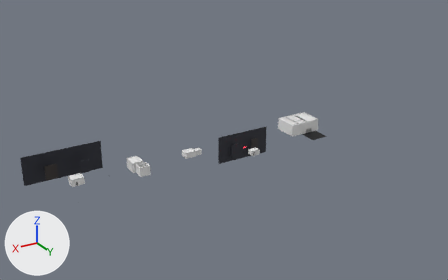
An edit to the Blender file art/blend/Maps_Sets.blend, drawn before and after from the same camera.
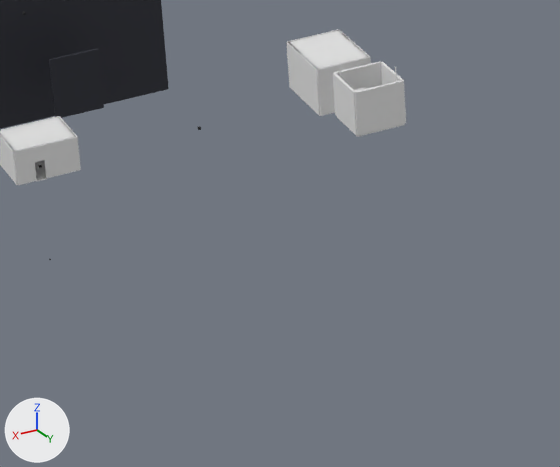
The first picture shows the older version from a camera (50 mm lens) standing at (300.0, 1039.0, 537.0) and looking at (-350.0, -44.0, -5.0). The close-ups show the older and then the newer version on the part from 15% to 41% of the width and 53% to 87% of the height of that picture. Only the edits that show in the close-ups are written down. Arrows for +X, +Y and +Z are at lower left; the lights stay in place.

Objects in the first close-up: 'Map_Sets_BrickDark_1', 'Map_Sets_BrickRed_1', 'Map_Sets_CityFacade_1', 'Map_Sets_ConcreteDark_1', 'Map_Sets_RockGrey_1', 'Map_Sets_RuinStone_1', 'Map_Sets_WoodPanel_1', 'Map_Sets_Wood_1' and 2 more.
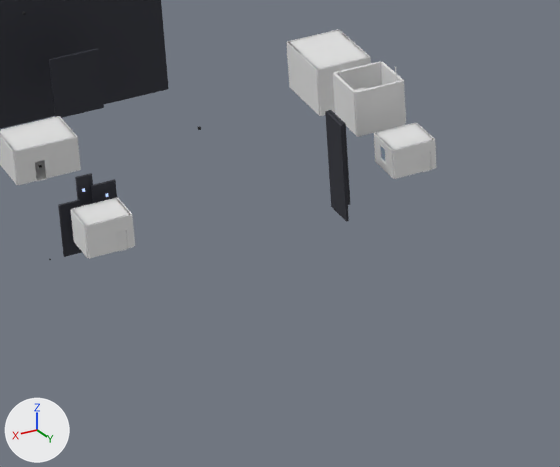
Where the newer file only moved an object's origin or applied its transform, the numbers keep the older frame.

What changed in the scene script:
```text
Change me_map_sets_ceilingplasterdark_1:
    verts and faces of me_map_sets_ceilingplasterdark_1; kept vertices keep their numbers, new ones are numbered from 4
    remove me_map_sets_ceilingplasterdark_1.from_pydata(...)  # 4 vertices, 2 faces; spans x -9.0..9.0, y -7.0..7.0, z 0.0
    add me_map_sets_ceilingplasterdark_1.from_pydata(...)  # 8 vertices, 4 faces; spans x -9.0..248.5, y -7.0..18.0, z 0.0..2.0
    me_map_sets_ceilingplasterdark_1 part 1
    add verts[4] = (248.5, 1.6, 2.0)  # pixel (374, 133)
    add verts[5] = (231.5, 1.6, 2.0)  # pixel (415, 123)
    add verts[6] = (231.5, 18.0, 2.0)  # pixel (434, 139)
    add verts[7] = (248.5, 18.0, 2.0)  # pixel (392, 150)
    add faces += [(4, 5, 6), (4, 6, 7)]
Change me_map_sets_cityfacade_1:
    remove me_map_sets_cityfacade_1.from_pydata(...)  # 96 vertices, 48 faces; spans x -250.0..250.0, y -53.0..53.0, z -33.0..33.0
    add me_map_sets_cityfacade_1.from_pydata(...)  # 240 vertices, 120 faces; spans x -620.0..250.0, y -61.0..110.0, z -33.0..48.0
    me_map_sets_cityfacade_1 part 2: 112 vertices added at x 74.0..182.0, y 82.0..110.0, z -17.0..23.0
    other edits to the shape of me_map_sets_cityfacade_1 do not show in these pictures
Change me_map_sets_concretedark_1:
    remove me_map_sets_concretedark_1.from_pydata(...)  # 728 vertices, 364 faces; spans x -284.0..284.0, y -47.0..47.0, z -13.0..13.0
    add me_map_sets_concretedark_1.from_pydata(...)  # 1808 vertices, 904 faces; spans x -488.0..284.0, y -79.0..58.0, z -14.0..35.0
    me_map_sets_concretedark_1 part 3: the loose piece of 4 vertices spanning x 260.0, y -10.0, z -13.0..1.0 is copied, and the copy is moved by (5.0, 69.0, 0.0); it spans x 264.0..266.0, y 58.0, z -13.0..0.0
    me_map_sets_concretedark_1 part 4: the loose piece of 4 vertices spanning x 273.0..277.0, y -10.0, z -5.0..1.0 is copied, and the copy is moved by (-8.0, 68.0, -1.0); it spans x 266.0..269.0, y 58.0, z -5.0..0.0
    me_map_sets_concretedark_1 part 5: the loose piece of 4 vertices spanning x 284.0, y -11.0..-10.0, z -13.0..1.0 is copied, and the copy is moved by (-4.0, 68.0, 0.0); it spans x 280.0..281.0, y 58.0, z -13.0..0.0
    me_map_sets_concretedark_1 part 6: the loose piece of 4 vertices spanning x 44.0, y -12.0..-11.0, z -13.0..-1.0 is copied, and the copy is moved by (100.0, 70.0, 0.0); it spans x 144.0..145.0, y 58.0, z -13.0..-1.0
    me_map_sets_concretedark_1 part 7: the loose piece of 4 vertices spanning x 260.0..273.0, y -10.0, z -13.0..1.0 is copied, and the copy is moved by (-112.0, 68.0, -1.0); it spans x 149.0..160.0, y 58.0, z -13.0..-1.0
    me_map_sets_concretedark_1 part 8: 104 vertices added at x 143.0..161.0, y 41.0..58.0, z -13.0..-1.0
    me_map_sets_concretedark_1 part 9: 80 vertices added at x 263.0..281.0, y 42.0..58.0, z -13.0..0.0
    other edits to the shape of me_map_sets_concretedark_1 do not show in these pictures
Change me_map_sets_whitetrim_1:
    remove me_map_sets_whitetrim_1.from_pydata(...)  # 432 vertices, 216 faces; spans x -64.5..64.5, y -3.0..3.0, z -4.4..4.4
    add me_map_sets_whitetrim_1.from_pydata(...)  # 934 vertices, 482 faces; spans x -64.5..195.2, y -3.0..80.8, z -4.4..6.2
    me_map_sets_whitetrim_1 part 10: 502 vertices added at x 177.5..195.2, y 64.6..80.8, z -2.6..6.2
Change me_map_sets_wood_1:
    remove me_map_sets_wood_1.from_pydata(...)  # 1346 vertices, 708 faces; spans x -261.0..261.0, y -17.0..17.0, z -7.0..7.0
    add me_map_sets_wood_1.from_pydata(...)  # 2906 vertices, 1524 faces; spans x -644.0..261.0, y -27.0..85.0, z -7.0..7.0
    me_map_sets_wood_1 part 11: 778 vertices added at x 240.0..257.0, y 69.0..85.0, z -7.0..6.0
    me_map_sets_wood_1 part 12: 462 vertices added at x 120.0..137.0, y 68.0..85.0, z -7.0..3.0
    other edits to the shape of me_map_sets_wood_1 do not show in these pictures
Change me_map_sets_woodpanel_1:
    remove me_map_sets_woodpanel_1.from_pydata(...)  # 358 vertices, 184 faces; spans x -138.0..138.0, y -10.0..10.0, z -7.0..7.0
    add me_map_sets_woodpanel_1.from_pydata(...)  # 562 vertices, 286 faces; spans x -138.0..138.0, y -10.0..78.0, z -7.0..7.0
    me_map_sets_woodpanel_1 part 13: 104 vertices added at x 118.0..135.0, y 64.0..78.0, z -7.0..6.0
    other edits to the shape of me_map_sets_woodpanel_1 do not show in these pictures
```

Boxes (x1, y1, x2, y2) around the edits, measured in the close-ups (560 x 467 px):
'Map_Sets_CityFacade_1', reshaped
    before: (0, 0, 169, 129)
    after: (0, 0, 350, 257)
'Map_Sets_ConcreteDark_1', reshaped
    before: (0, 116, 81, 185)
    after: (0, 116, 437, 259)
'Map_Sets_WoodPanel_1', reshaped
    before: (0, 117, 75, 151)
    after: (0, 117, 131, 225)
'Map_Sets_CeilingPlasterDark_1', reshaped (not visible before)
    after: (376, 124, 434, 150)
'Map_Sets_Wood_1', reshaped
    before: (34, 158, 48, 181)
    after: (34, 151, 433, 251)
'Map_Sets_WhiteTrim_1', reshaped (not visible before)
    after: (379, 143, 386, 164)
part 2 of me_map_sets_cityfacade_1, added
    after: (58, 110, 350, 257)
part 3 of me_map_sets_concretedark_1, added
    after: (126, 215, 134, 248)
part 4 of me_map_sets_concretedark_1, added
    after: (116, 217, 127, 231)
part 5 of me_map_sets_concretedark_1, added
    after: (84, 226, 89, 258)
part 6 of me_map_sets_concretedark_1, added
    after: (431, 140, 436, 169)
part 7 of me_map_sets_concretedark_1, added
    after: (394, 143, 422, 179)
part 8 of me_map_sets_concretedark_1, added
    after: (374, 123, 435, 179)
part 9 of me_map_sets_concretedark_1, added
    after: (71, 198, 132, 259)
part 11 of me_map_sets_wood_1, added
    after: (116, 229, 130, 251)
part 12 of me_map_sets_wood_1, added
    after: (422, 151, 433, 172)
part 13 of me_map_sets_woodpanel_1, added
    after: (73, 199, 131, 225)
